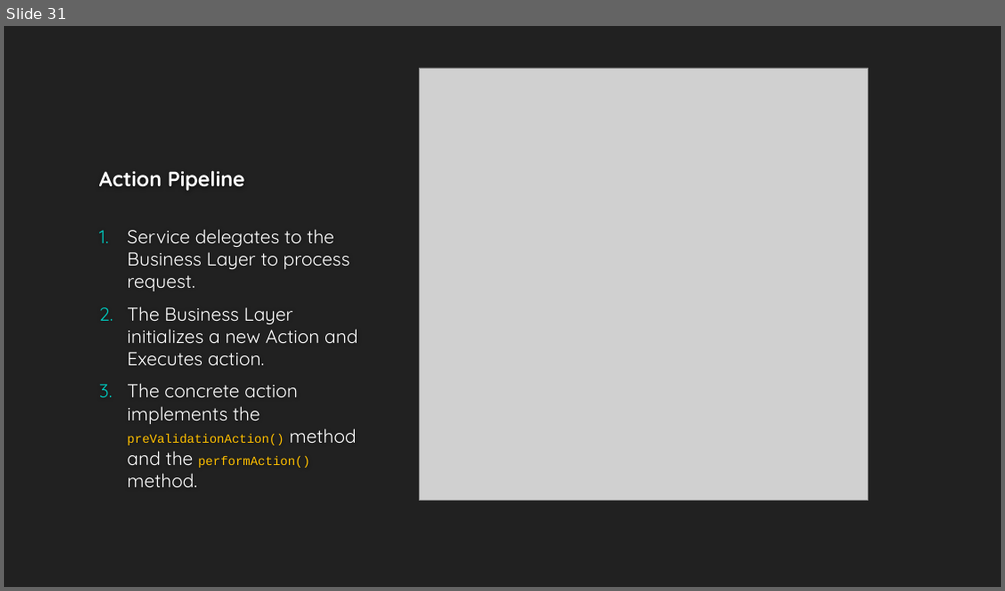
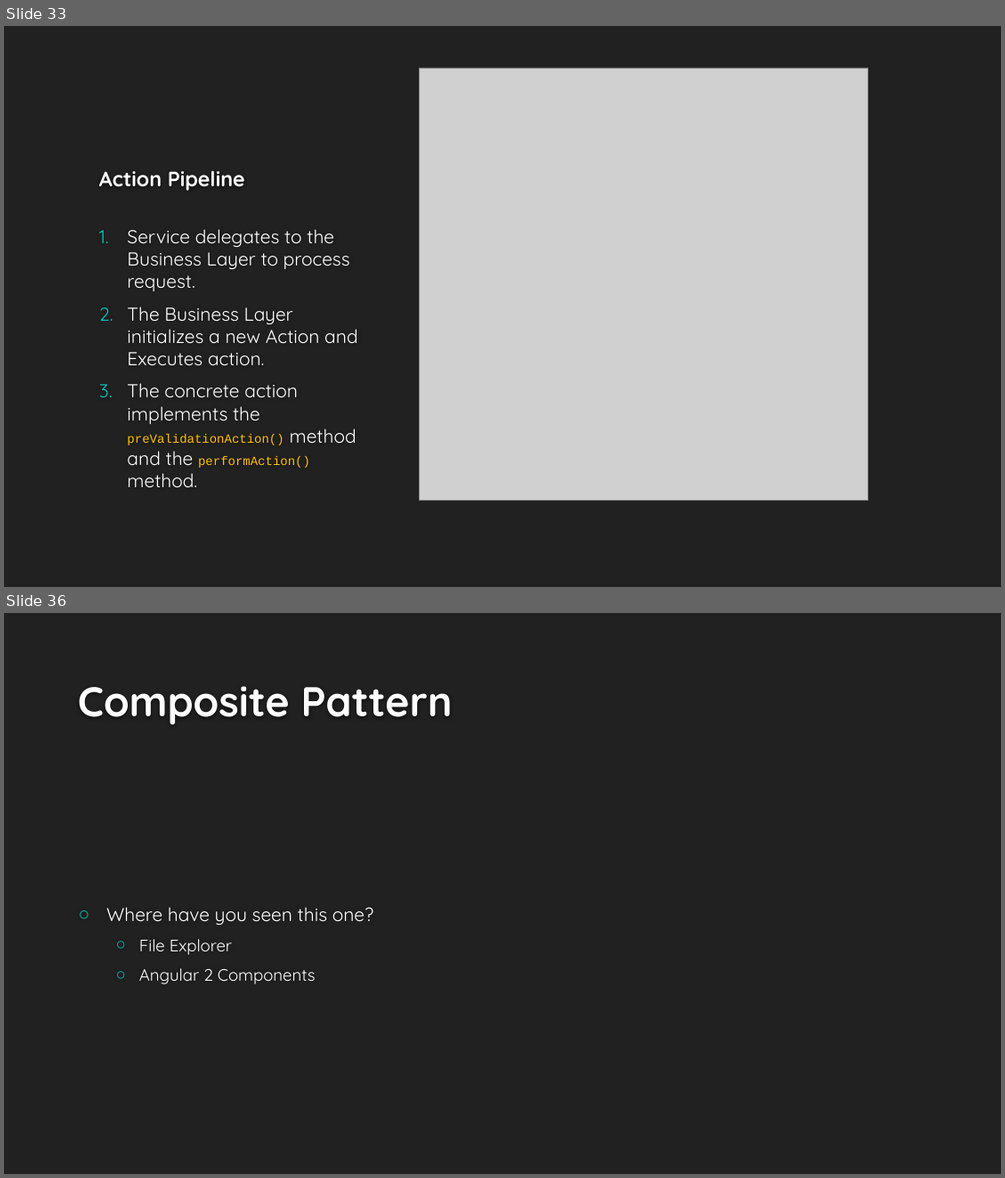
Before and after one commit to buildmotion/better-business-logic-with-typescript, a slide deck: Presentation/Better Business Logic with Typescript.pptx. Shown one above the other, each under a label of ours: slide 31 before the commit, slides 33 and 36 after it; the slides between them are not shown. The pictures are 1005x591 and 1005x1178 pixels, drawn with LibreOffice and Linux fonts; fonts in the diff are those of the drawing; grey boxes stand for pictures; background and template pictures are left out. Boxes give left, top, right and bottom in pixels: in the first picture for what was removed or moved away, otherwise in the second. Text is boxed around its words. In the diff, an @@ line names an element or a change of style, - is before the commit and + after.

Commit message:
composite pattern implementation;

```diff
--- a/Presentation/Better Business Logic with Typescript.pptx
+++ b/Presentation/Better Business Logic with Typescript.pptx
@@ slide 36 added at (4,613,1001,1174), background #212121 @@
@@ title added at (78,686,453,725), 40 pt, text #FEFEFE, bold @@
+Composite Pattern
@@ text added at (106,907,373,984), 16 pt, text #FFFFFF @@
+○ Where have you seen this one?
+  ○ File Explorer
+  ○ Angular 2 Components
@@ what was slide 31 is now slide 33 @@
```
Also in this commit, not shown: 1 slide changed, 4 other slides added, 59 other files.
